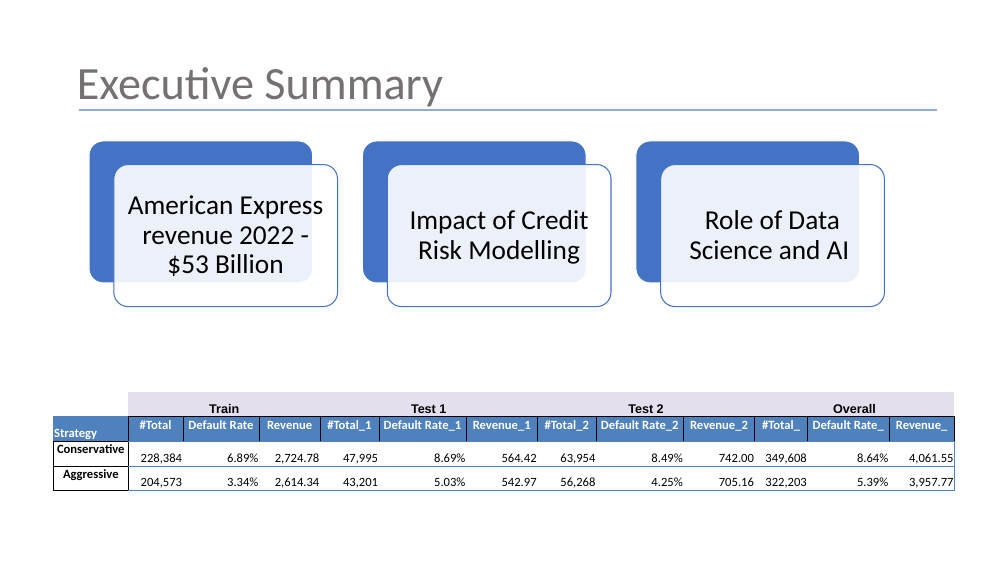
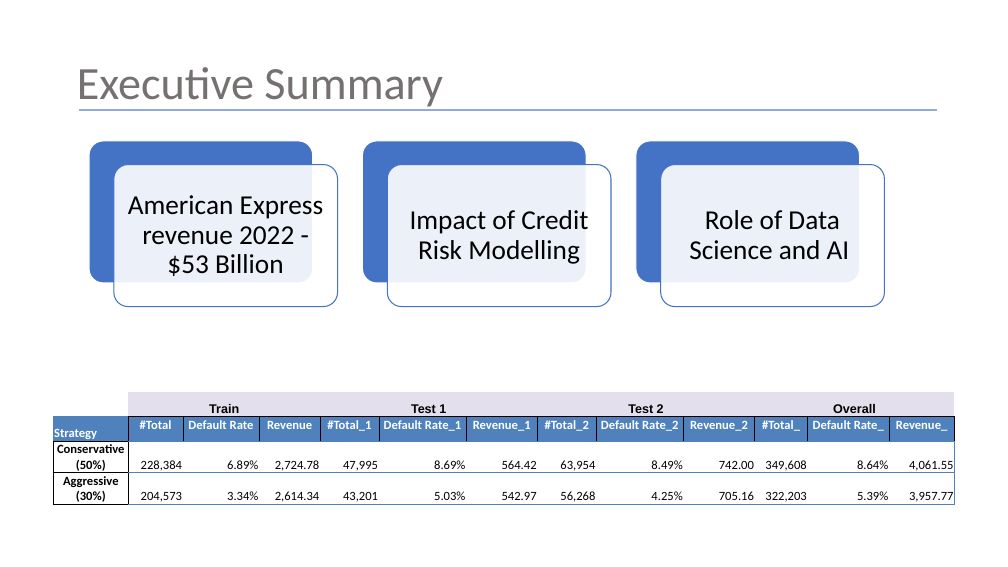
Before and after one commit to Shritej24c/Credit-Default-Pred, a slide deck: slide 2 of Credit Default Risk.pptx. Drawn at 1008x567 pixels with LibreOffice and Linux fonts; fonts in the diff are those of the drawing. Boxes give left, top, right and bottom in pixels: in the first picture for what was removed or moved away, otherwise in the second. Text is boxed around its words. In the diff, an @@ line names an element or a change of style, - is before the commit and + after.

Commit message:
presentation upload

```diff
--- a/Credit Default Risk.pptx
+++ b/Credit Default Risk.pptx
@@ table at box(54, 392, 956, 506) @@
-row 3, column 1: Conservative
+row 3, column 1: Conservative / (50%)
-row 4, column 1: Aggressive
+row 4, column 1: Aggressive / (30%)
```
Also in this commit, not shown: 1 other slide changed, 1 other file.
